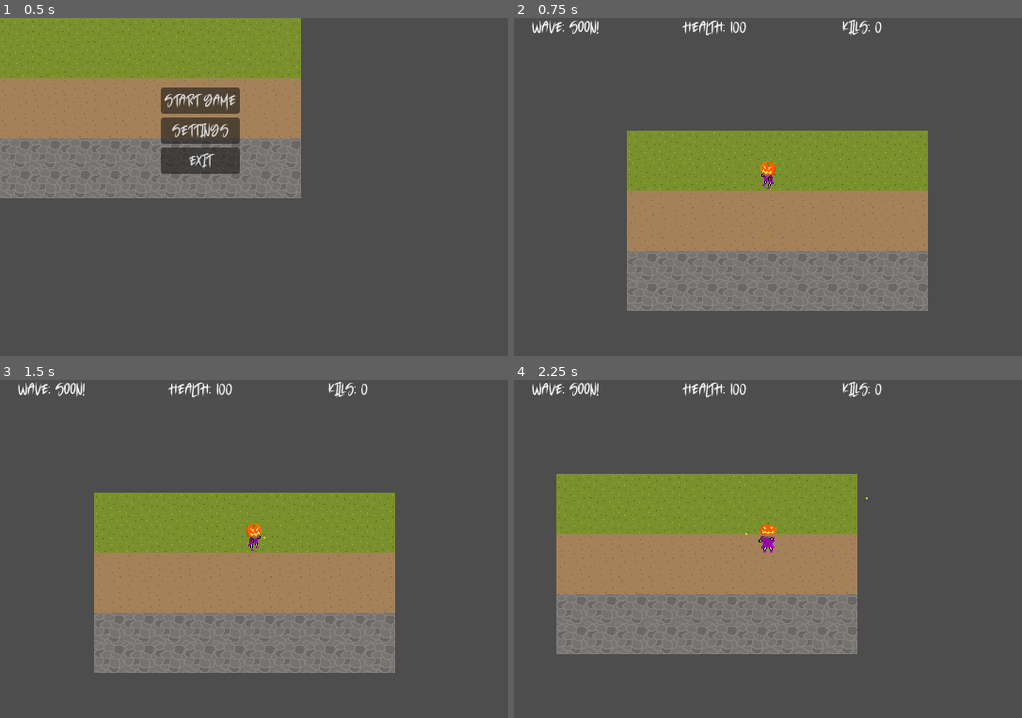
Above: before the commit, frames 1-4 (two rows, left to right).
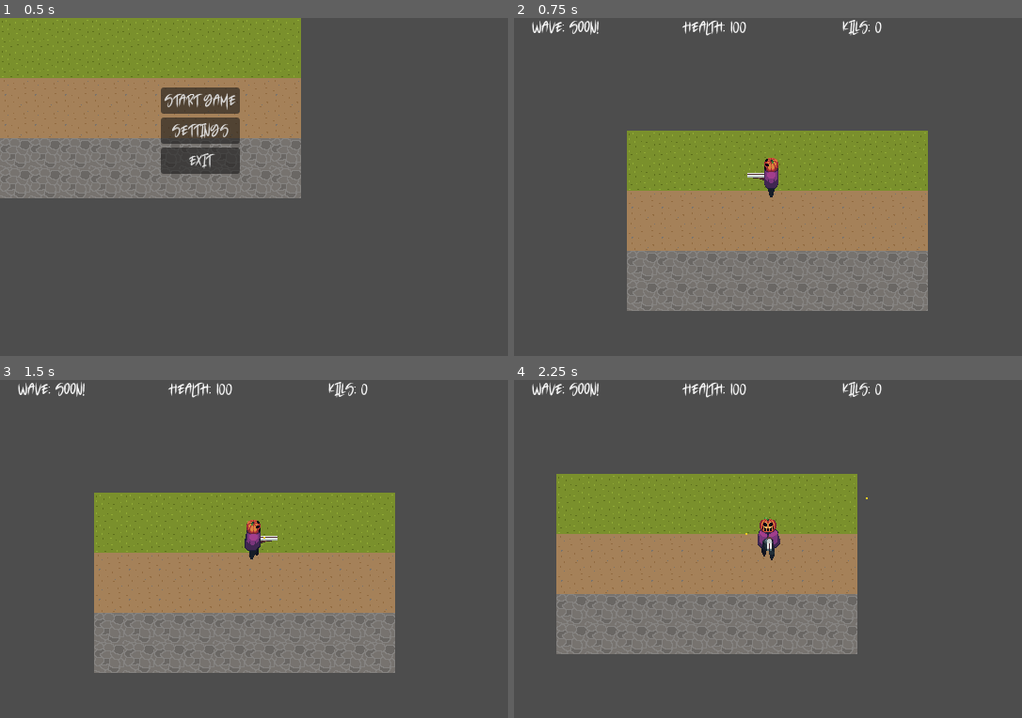
Above: after the commit, the same moments.

Repository: joshuardecker/eternal-harvest
Game: Godot game, scene res://World/world.tscn
Two runs of this game, one before a commit and one after it. Both use one fixed random seed, a clock stepped at 60 frames per second and the inputs below.
Inputs (mouse positions are in pixels of both pictures, inside the frame that each line leads up to):
- Up to frame 1 (0.5 s): no input
- Up to frame 2 (0.75 s): click "Start Game" at 0.5 s
- Up to frame 3 (1.5 s): tap Enter at 1.25 s; move the mouse to (365, 532) at 1.27 s; hold D (right) from 1.28 s (still down); click (365, 532) at 1.35 s
- Up to frame 4 (2.25 s): move the mouse to (666, 565) at 2.02 s; release D (right) at 2.03 s; hold S (down) from 2.03 s (still down); click (666, 565) at 2.1 s

Frame 1 is identical in both runs. In frame 2, 0.3% of the frame differs, in the area x 45-53%, y 41-54%; in frame 3, 0.3%; in frame 4, 0.4%, in the area x 47-53%, y 40-54%.

Commit message:
Begun porting over the new player texture

Diff:
--- a/Player/player.gd
+++ b/Player/player.gd
@@ -67,6 +67,8 @@
 func check_if_shoot():
 	if Input.is_action_just_pressed("left_click"):
 		shoot.emit()
+		#TODO: remove
+		$AnimationPlayer.play("shoot_left")
 
 func _on_health_engine_took_damage(new_health: float):
 	update_hud_health(new_health)
--- a/Player/player.tscn
+++ b/Player/player.tscn
@@ -1,7 +1,7 @@
-[gd_scene load_steps=31 format=3 uid="uid://dpe7m8fpsarqr"]
+[gd_scene load_steps=32 format=3 uid="uid://dpe7m8fpsarqr"]
 
 [ext_resource type="Script" path="res://Player/player.gd" id="1_njaer"]
-[ext_resource type="Texture2D" uid="uid://ct1axhhi2q3lp" path="res://Player/Player.png" id="2_dsuvu"]
+[ext_resource type="Texture2D" uid="uid://byf4bod6rrtwf" path="res://Player/Assets/pumpkin-player.png" id="2_lsqsm"]
 [ext_resource type="Script" path="res://Engines/health.gd" id="3_uy5c7"]
 [ext_resource type="Script" path="res://Player/gun_engine.gd" id="4_1v6bh"]
 [ext_resource type="Script" path="res://Engines/hitbox.gd" id="5_rd677"]
@@ -26,138 +26,155 @@
 
 [sub_resource type="Animation" id="Animation_ipdtl"]
 resource_name = "idle_down"
+length = 0.001
+tracks/0/type = "value"
+tracks/0/imported = false
+tracks/0/enabled = true
+tracks/0/path = NodePath("Sprite:frame")
+tracks/0/interp = 1
+tracks/0/loop_wrap = true
+tracks/0/keys = {
+"times": PackedFloat32Array(0),
+"transitions": PackedFloat32Array(1),
+"update": 1,
+"values": [28]
+}
+
+[sub_resource type="Animation" id="Animation_qprwt"]
+resource_name = "idle_left"
+length = 0.001
+tracks/0/type = "value"
+tracks/0/imported = false
+tracks/0/enabled = true
+tracks/0/path = NodePath("Sprite:frame")
+tracks/0/interp = 1
+tracks/0/loop_wrap = true
+tracks/0/keys = {
+"times": PackedFloat32Array(0),
+"transitions": PackedFloat32Array(1),
+"update": 1,
+"values": [0]
+}
+
+[sub_resource type="Animation" id="Animation_0reya"]
+resource_name = "idle_right"
+length = 0.001
+tracks/0/type = "value"
+tracks/0/imported = false
+tracks/0/enabled = true
+tracks/0/path = NodePath("Sprite:frame")
+tracks/0/interp = 1
+tracks/0/loop_wrap = true
+tracks/0/keys = {
+"times": PackedFloat32Array(0),
+"transitions": PackedFloat32Array(1),
+"update": 1,
+"values": [14]
+}
+
+[sub_resource type="Animation" id="Animation_g1xko"]
+resource_name = "idle_up"
+length = 0.001
+tracks/0/type = "value"
+tracks/0/imported = false
+tracks/0/enabled = true
+tracks/0/path = NodePath("Sprite:frame")
+tracks/0/interp = 1
+tracks/0/loop_wrap = true
+tracks/0/keys = {
+"times": PackedFloat32Array(0),
+"transitions": PackedFloat32Array(1),
+"update": 1,
+"values": [42]
+}
+
+[sub_resource type="Animation" id="Animation_olf55"]
+resource_name = "walk_down"
 length = 1.2
 loop_mode = 1
-tracks/0/type = "value"
-tracks/0/imported = false
-tracks/0/enabled = true
-tracks/0/path = NodePath("Sprite:frame")
-tracks/0/interp = 1
-tracks/0/loop_wrap = true
-tracks/0/keys = {
-"times": PackedFloat32Array(0, 0.4, 0.8),
-"transitions": PackedFloat32Array(1, 1, 1),
-"update": 1,
-"values": [0, 1, 2]
-}
-
-[sub_resource type="Animation" id="Animation_qprwt"]
-resource_name = "idle_left"
+step = 0.15
+tracks/0/type = "value"
+tracks/0/imported = false
+tracks/0/enabled = true
+tracks/0/path = NodePath("Sprite:frame")
+tracks/0/interp = 1
+tracks/0/loop_wrap = true
+tracks/0/keys = {
+"times": PackedFloat32Array(0, 0.15, 0.3, 0.45, 0.6, 0.75, 0.9, 1.05),
+"transitions": PackedFloat32Array(1, 1, 1, 1, 1, 1, 1, 1),
+"update": 1,
+"values": [28, 29, 30, 31, 32, 33, 34, 35]
+}
+
+[sub_resource type="Animation" id="Animation_vddf0"]
+resource_name = "walk_left"
 length = 1.2
 loop_mode = 1
-tracks/0/type = "value"
-tracks/0/imported = false
-tracks/0/enabled = true
-tracks/0/path = NodePath("Sprite:frame")
-tracks/0/interp = 1
-tracks/0/loop_wrap = true
-tracks/0/keys = {
-"times": PackedFloat32Array(0, 0.4, 0.8),
-"transitions": PackedFloat32Array(1, 1, 1),
-"update": 1,
-"values": [6, 7, 8]
-}
-
-[sub_resource type="Animation" id="Animation_0reya"]
-resource_name = "idle_right"
+step = 0.05
+tracks/0/type = "value"
+tracks/0/imported = false
+tracks/0/enabled = true
+tracks/0/path = NodePath("Sprite:frame")
+tracks/0/interp = 1
+tracks/0/loop_wrap = true
+tracks/0/keys = {
+"times": PackedFloat32Array(0, 0.15, 0.3, 0.45, 0.6, 0.75, 0.9, 1.05),
+"transitions": PackedFloat32Array(1, 1, 1, 1, 1, 1, 1, 1),
+"update": 1,
+"values": [0, 1, 2, 3, 4, 5, 6, 7]
+}
+
+[sub_resource type="Animation" id="Animation_en037"]
+resource_name = "walk_right"
 length = 1.2
 loop_mode = 1
-tracks/0/type = "value"
-tracks/0/imported = false
-tracks/0/enabled = true
-tracks/0/path = NodePath("Sprite:frame")
-tracks/0/interp = 1
-tracks/0/loop_wrap = true
-tracks/0/keys = {
-"times": PackedFloat32Array(0, 0.4, 0.8),
-"transitions": PackedFloat32Array(1, 1, 1),
-"update": 1,
-"values": [3, 4, 5]
-}
-
-[sub_resource type="Animation" id="Animation_g1xko"]
-resource_name = "idle_up"
+step = 0.15
+tracks/0/type = "value"
+tracks/0/imported = false
+tracks/0/enabled = true
+tracks/0/path = NodePath("Sprite:frame")
+tracks/0/interp = 1
+tracks/0/loop_wrap = true
+tracks/0/keys = {
+"times": PackedFloat32Array(0, 0.15, 0.3, 0.45, 0.6, 0.75, 0.9, 1.05),
+"transitions": PackedFloat32Array(1, 1, 1, 1, 1, 1, 1, 1),
+"update": 1,
+"values": [14, 15, 16, 17, 18, 19, 20, 21]
+}
+
+[sub_resource type="Animation" id="Animation_o2wdu"]
+resource_name = "walk_up"
 length = 1.2
 loop_mode = 1
-tracks/0/type = "value"
-tracks/0/imported = false
-tracks/0/enabled = true
-tracks/0/path = NodePath("Sprite:frame")
-tracks/0/interp = 1
-tracks/0/loop_wrap = true
-tracks/0/keys = {
-"times": PackedFloat32Array(0, 0.4, 0.8),
-"transitions": PackedFloat32Array(1, 1, 1),
-"update": 1,
-"values": [9, 10, 11]
-}
-
-[sub_resource type="Animation" id="Animation_olf55"]
-resource_name = "walk_down"
-length = 1.6
-loop_mode = 1
-tracks/0/type = "value"
-tracks/0/imported = false
-tracks/0/enabled = true
-tracks/0/path = NodePath("Sprite:frame")
-tracks/0/interp = 1
-tracks/0/loop_wrap = true
-tracks/0/keys = {
-"times": PackedFloat32Array(0, 0.2, 0.4, 0.6, 0.8, 1, 1.2, 1.4),
+step = 0.15
+tracks/0/type = "value"
+tracks/0/imported = false
+tracks/0/enabled = true
+tracks/0/path = NodePath("Sprite:frame")
+tracks/0/interp = 1
+tracks/0/loop_wrap = true
+tracks/0/keys = {
+"times": PackedFloat32Array(0, 0.15, 0.3, 0.45, 0.6, 0.75, 0.9, 1.05),
 "transitions": PackedFloat32Array(1, 1, 1, 1, 1, 1, 1, 1),
 "update": 1,
-"values": [12, 13, 14, 15, 16, 17, 18, 19]
-}
-
-[sub_resource type="Animation" id="Animation_vddf0"]
-resource_name = "walk_left"
-length = 1.6
-loop_mode = 1
-tracks/0/type = "value"
-tracks/0/imported = false
-tracks/0/enabled = true
-tracks/0/path = NodePath("Sprite:frame")
-tracks/0/interp = 1
-tracks/0/loop_wrap = true
-tracks/0/keys = {
-"times": PackedFloat32Array(0, 0.2, 0.4, 0.6, 0.8, 1, 1.2, 1.4),
-"transitions": PackedFloat32Array(1, 1, 1, 1, 1, 1, 1, 1),
-"update": 1,
-"values": [28, 29, 30, 31, 32, 33, 34, 35]
-}
-
-[sub_resource type="Animation" id="Animation_en037"]
-resource_name = "walk_right"
-length = 1.6
-loop_mode = 1
-tracks/0/type = "value"
-tracks/0/imported = false
-tracks/0/enabled = true
-tracks/0/path = NodePath("Sprite:frame")
-tracks/0/interp = 1
-tracks/0/loop_wrap = true
-tracks/0/keys = {
-"times": PackedFloat32Array(0, 0.2, 0.4, 0.6, 0.8, 1, 1.2, 1.4),
-"transitions": PackedFloat32Array(1, 1, 1, 1, 1, 1, 1, 1),
-"update": 1,
-"values": [20, 21, 22, 23, 24, 25, 26, 27]
-}
-
-[sub_resource type="Animation" id="Animation_o2wdu"]
-resource_name = "walk_up"
-length = 1.6
-loop_mode = 1
-tracks/0/type = "value"
-tracks/0/imported = false
-tracks/0/enabled = true
-tracks/0/path = NodePath("Sprite:frame")
-tracks/0/interp = 1
-tracks/0/loop_wrap = true
-tracks/0/keys = {
-"times": PackedFloat32Array(0, 0.2, 0.4, 0.6, 0.8, 1, 1.2, 1.4),
-"transitions": PackedFloat32Array(1, 1, 1, 1, 1, 1, 1, 1),
-"update": 1,
-"values": [36, 37, 38, 39, 40, 41, 42, 43]
+"values": [42, 43, 44, 45, 46, 47, 48, 49]
+}
+
+[sub_resource type="Animation" id="Animation_hv0te"]
+resource_name = "shoot_left"
+length = 0.9
+step = 0.15
+tracks/0/type = "value"
+tracks/0/imported = false
+tracks/0/enabled = true
+tracks/0/path = NodePath("Sprite:frame")
+tracks/0/interp = 1
+tracks/0/loop_wrap = true
+tracks/0/keys = {
+"times": PackedFloat32Array(0, 0.15, 0.3, 0.45, 0.6, 0.75),
+"transitions": PackedFloat32Array(1, 1, 1, 1, 1, 1),
+"update": 1,
+"values": [8, 9, 10, 11, 12, 13]
 }
 
 [sub_resource type="AnimationLibrary" id="AnimationLibrary_3jgj0"]
@@ -167,6 +184,7 @@
 "idle_left": SubResource("Animation_qprwt"),
 "idle_right": SubResource("Animation_0reya"),
 "idle_up": SubResource("Animation_g1xko"),
+"shoot_left": SubResource("Animation_hv0te"),
 "walk_down": SubResource("Animation_olf55"),
 "walk_left": SubResource("Animation_vddf0"),
 "walk_right": SubResource("Animation_en037"),
@@ -242,8 +260,9 @@
 
 [node name="Sprite" type="Sprite2D" parent="."]
 position = Vector2(0, -12)
-texture = ExtResource("2_dsuvu")
-hframes = 76
+texture = ExtResource("2_lsqsm")
+hframes = 14
+vframes = 4
 frame = 36
 
 [node name="CollisionShape" type="CollisionShape2D" parent="."]
